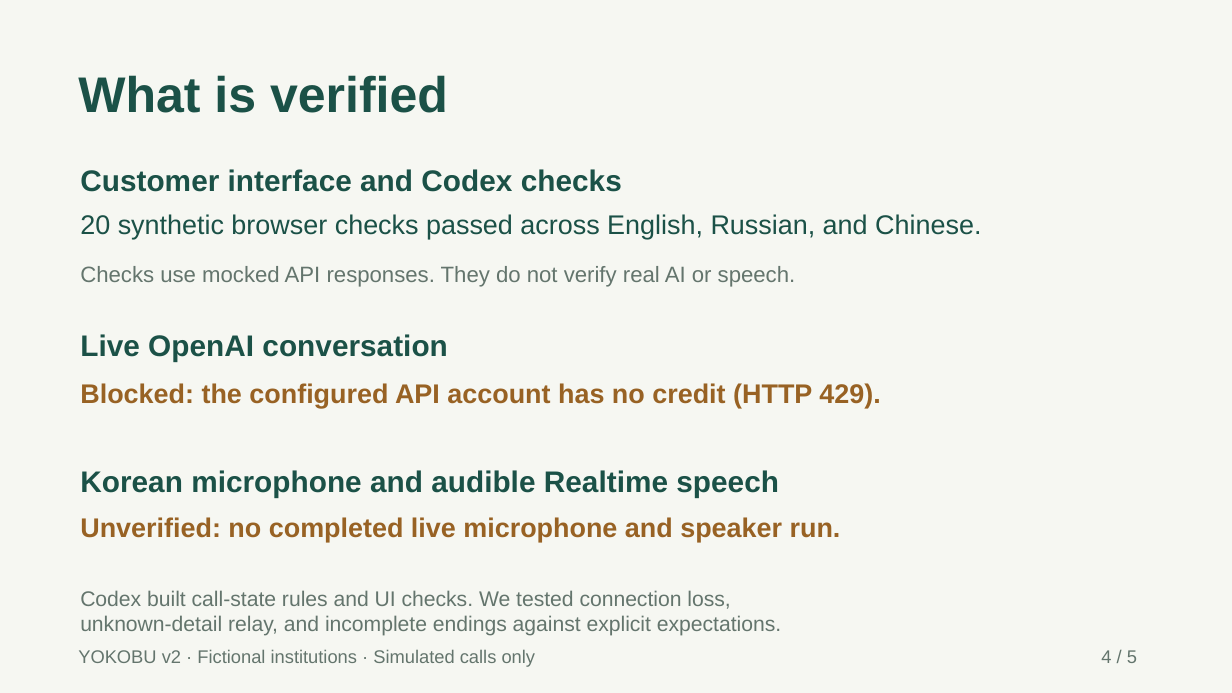
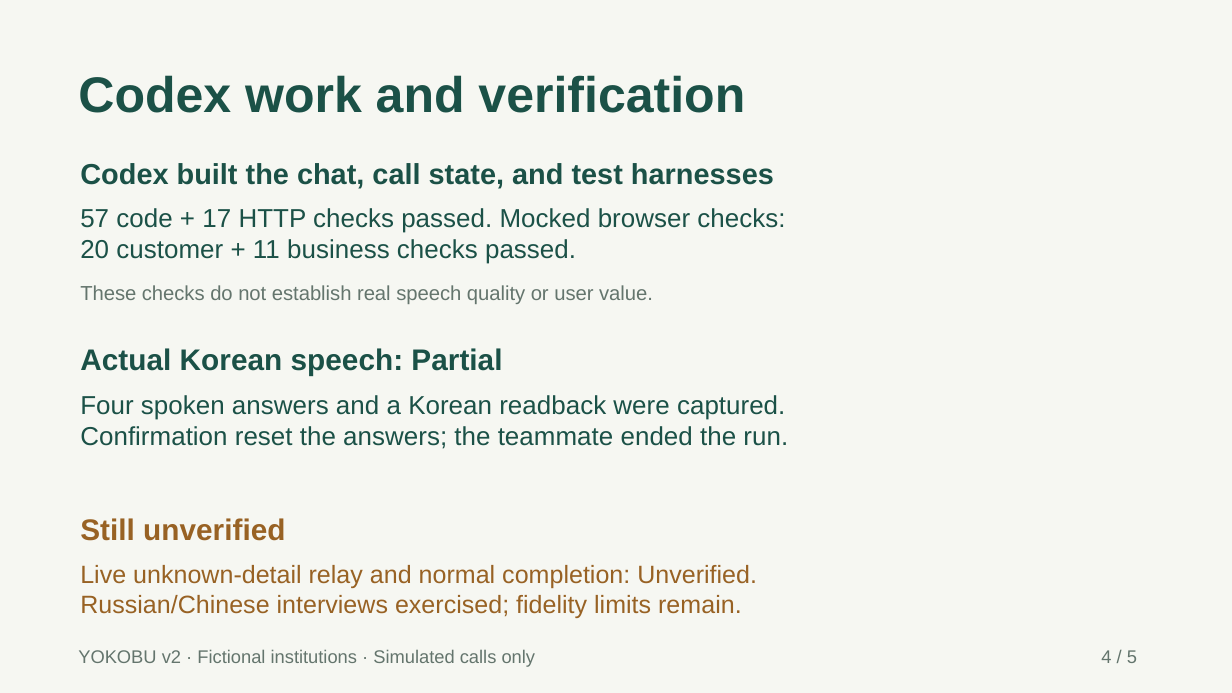
Before and after one commit to yeriqqen/kakao-ai-ralphthon-2026, a slide deck: slide 4 of submission/v2/slides.pptx. Drawn at 1232x693 pixels with LibreOffice and Linux fonts; fonts in the diff are those of the drawing. Boxes give left, top, right and bottom in pixels: in the first picture for what was removed or moved away, otherwise in the second. Text is boxed around its words. In the diff, an @@ line names an element or a change of style, - is before the commit and + after.

Commit message:
Fix v2 relay completion and ground final recommendations

```diff
--- a/submission/v2/slides.pptx
+++ b/submission/v2/slides.pptx
@@ text at bbox=[78, 75, 745, 113]: text changed @@
-What is verified
+Codex work and verification
@@ text at bbox=[80, 163, 774, 189]: text changed; size 23.2 to 22.5 pt @@
-Customer interface and Codex checks
+Codex built the chat, call state, and test harnesses
@@ text at bbox=[80, 208, 785, 264]: text changed; size 21 to 20.2 pt @@
-20 synthetic browser checks passed across English, Russian, and Chinese.
+57 code + 17 HTTP checks passed. Mocked browser checks:
+20 customer + 11 business checks passed.
@@ text at bbox=[80, 285, 653, 304]: text changed; size 17.2 to 15.8 pt @@
-Checks use mocked API responses. They do not verify real AI or speech.
+These checks do not establish real speech quality or user value.
@@ text at bbox=[80, 348, 502, 375]: text changed @@
-Live OpenAI conversation
+Actual Korean speech: Partial
@@ text at bbox=[80, 395, 788, 449]: text changed; size 21 to 20.2 pt; text colour #986224 to #1B5147; bold off @@
-Blocked: the configured API account has no credit (HTTP 429).
+Four spoken answers and a Korean readback were captured.
+Confirmation reset the answers; the teammate ended the run.
@@ text at bbox=[80, 518, 285, 541]: text changed; text colour #1B5147 to #986224 @@
-Korean microphone and audible Realtime speech
+Still unverified
@@ text at bbox=[80, 565, 757, 618]: text changed; size 21 to 19.5 pt; bold off @@
-Unverified: no completed live microphone and speaker run.
+Live unknown-detail relay and normal completion: Unverified.
+Russian/Chinese interviews exercised; fidelity limits remain.
@@ text removed at bbox=[80, 590, 781, 636] @@
-Codex built call-state rules and UI checks. We tested connection loss,
-unknown-detail relay, and incomplete endings against explicit expectations.
```
Also in this commit, not shown: 1 other slide changed, 27 other files.
